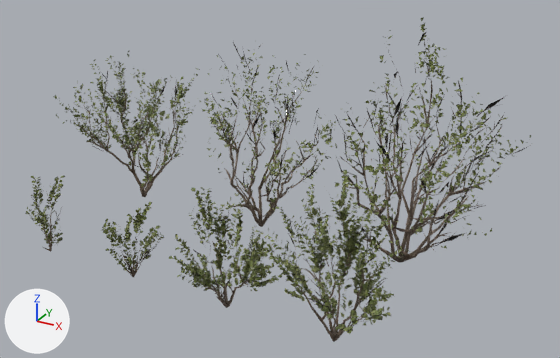
Two versions of the glTF model public/assets/trees/searsia_lucida.glb, one commit apart.
The view is the same before and after, from a 50 mm camera at (3.59, -5.41, 3.63) aimed at (0.5, 0.22, 0.82). Lighting does not change. The marker at lower left points along +X, +Y and +Z. The picture after the commit comes second. Vertices at exactly the same position are counted once.

The first picture shows 'searsia_lucida_a_LOD0', 'searsia_lucida_b_LOD0', 'searsia_lucida_c_LOD0', 'searsia_lucida_d_LOD0', 'searsia_lucida_e_LOD0', 'searsia_lucida_f_LOD0', 'searsia_lucida_g_LOD0'.
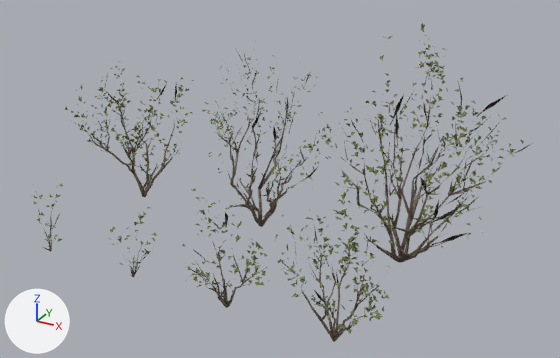
What differs and where, as boxes (x1, y1, x2, y2) in the pictures (560 x 358 px):
'searsia_lucida_a_LOD0', reshaped: before (296, 17, 531, 262); after (298, 23, 534, 262)
'searsia_lucida_d_LOD0', reshaped (14% narrower): before (264, 170, 410, 342); after (275, 180, 400, 342)
'searsia_lucida_b_LOD0', reshaped (8% narrower): before (196, 42, 336, 227); after (203, 50, 332, 227)
'searsia_lucida_c_LOD0', reshaped: before (54, 51, 198, 197); after (65, 61, 194, 197)
'searsia_lucida_e_LOD0', reshaped (25% narrower): before (169, 187, 282, 308); after (182, 188, 267, 308)
'searsia_lucida_f_LOD0', reshaped (21% narrower, 7% shorter): before (102, 202, 164, 277); after (108, 207, 157, 277)
'searsia_lucida_g_LOD0', reshaped (20% narrower, 9% shorter): before (26, 176, 65, 252); after (32, 183, 63, 252)
part 1 of me_cube_070, deleted: before (296, 17, 531, 250)
part 2 of me_cube_070, cut back: before (302, 40, 530, 260); after (322, 103, 484, 244)
part 3 of me_cube_070, surface changed: before (392, 23, 468, 211); after (393, 23, 468, 210)
part 4 of me_cube_071, deleted: before (196, 45, 336, 210)
part 5 of me_cube_071, cut back: before (210, 42, 328, 226); after (208, 73, 319, 218)
part 6 of me_cube_068, deleted: before (54, 51, 198, 187)
part 7 of me_cube_068, cut back: before (69, 67, 188, 197); after (83, 82, 179, 158)
part 8 of me_cube_069, deleted: before (264, 170, 410, 333)
part 9 of me_cube_069, cut back: before (276, 180, 392, 341)
part 10 of me_cube_064, deleted: before (169, 187, 282, 303)
part 11 of me_cube_064, cut back: before (188, 188, 270, 308)
part 12 of me_cube_065, deleted: before (102, 202, 164, 271)
part 13 of me_cube_065, cut back: (108, 207, 157, 277) in both
part 14 of me_cube_067, deleted: before (26, 176, 65, 245)
part 15 of me_cube_067, deleted: before (31, 183, 63, 245)

The change, as a list of edits to the scene's bpy script:
```text
Change me_cube_070:
    remove me_cube_070.from_pydata(...)  # 6069 vertices, 4247 faces; spans x -0.79..0.97, y -1.08..0.76, z -0.02..2.26
    add me_cube_070.from_pydata(...)  # 3198 vertices, 2072 faces; spans x -0.79..0.97, y -1.05..0.74, z -0.02..2.26
    me_cube_070 part 1: 639 loose pieces with 2068 vertices, spanning x -0.78..0.95, y -1.08..0.76, z 0.19..2.25, are deleted
    me_cube_070 part 2: 32 vertices moved from x -0.4..0.75, y -0.71..0.57, z 0.64..1.62 to x -0.4..0.74, y -0.71..0.59, z 0.64..1.61; 828 vertices removed from x -0.74..0.93, y -0.87..0.74, z 0.05..2.09; 25 vertices added at x -0.72..0.49, y -0.66..0.6, z 0.3..1.37
    me_cube_070 part 3: 18 kept faces spanning x -0.28..0.77, y -0.69..0.6, z 0.66..2.21 get new texture (UV) coordinates
    other edits to the shape of me_cube_070 do not show in these pictures
Change me_cube_071:
    remove me_cube_071.from_pydata(...)  # 4765 vertices, 3479 faces; spans x -0.68..0.73, y -0.62..0.82, z -0.02..1.91
    add me_cube_071.from_pydata(...)  # 2157 vertices, 1609 faces; spans x -0.61..0.66, y -0.6..0.82, z -0.02..1.9
    me_cube_071 part 4: 637 loose pieces with 1993 vertices, spanning x -0.64..0.73, y -0.62..0.82, z 0.16..1.91, are deleted
    me_cube_071 part 5: 14 vertices moved within x -0.43..0.28, y -0.53..0.59, z 0.36..1.46; 689 vertices removed from x -0.68..0.62, y -0.62..0.8, z 0.04..1.89; 74 vertices added at x -0.46..0.5, y -0.54..0.78, z 0.23..1.49
    other edits to the shape of me_cube_071 do not show in these pictures
Change me_cube_068:
    remove me_cube_068.from_pydata(...)  # 7933 vertices, 4584 faces; spans x -0.77..0.72, y -0.61..0.62, z -0.02..1.61
    add me_cube_068.from_pydata(...)  # 2174 vertices, 1388 faces; spans x -0.76..0.61, y -0.55..0.57, z -0.02..1.5
    me_cube_068 part 6: 1505 loose pieces with 4958 vertices, spanning x -0.77..0.72, y -0.61..0.62, z 0.16..1.61, are deleted
    me_cube_068 part 7: 25 vertices moved within x -0.57..0.4, y -0.49..0.33, z 0.21..1.24; 804 vertices removed from x -0.63..0.6, y -0.56..0.53, z 0.03..1.45; 3 vertices added at x -0.53..0.32, y -0.14..0.46, z 0.45..1.13
Change me_cube_069:
    remove me_cube_069.from_pydata(...)  # 8052 vertices, 4677 faces; spans x -0.583..0.512, y -0.526..0.426, z -0.014..1.409
    add me_cube_069.from_pydata(...)  # 1584 vertices, 1022 faces; spans x -0.537..0.469, y -0.514..0.372, z -0.014..1.325
    me_cube_069 part 8: 1552 loose pieces with 5760 vertices, spanning x -0.583..0.512, y -0.526..0.426, z 0.187..1.409, are deleted
    me_cube_069 part 9: 709 vertices removed from x -0.493..0.463, y -0.46..0.311, z 0.08..1.313; 1 vertex added at x -0.271, y -0.147, z 0.793
Change me_cube_064:
    remove me_cube_064.from_pydata(...)  # 5458 vertices, 3362 faces; spans x -0.515..0.51, y -0.34..0.354, z -0.014..1.006
    add me_cube_064.from_pydata(...)  # 800 vertices, 497 faces; spans x -0.452..0.44, y -0.34..0.314, z -0.014..1.0
    me_cube_064 part 10: 989 loose pieces with 4058 vertices, spanning x -0.515..0.51, y -0.308..0.354, z 0.002..1.006, are deleted
    me_cube_064 part 11: 600 vertices removed from x -0.348..0.401, y -0.321..0.285, z 0.047..1.0; 3 vertices added at x -0.213..0.35, y -0.025..0.2, z 0.442..0.635
    other edits to the shape of me_cube_064 do not show in these pictures
Change me_cube_065:
    remove me_cube_065.from_pydata(...)  # 2015 vertices, 1338 faces; spans x -0.339..0.313, y -0.21..0.273, z -0.006..0.725
    add me_cube_065.from_pydata(...)  # 194 vertices, 120 faces; spans x -0.288..0.28, y -0.14..0.193, z -0.002..0.663
    me_cube_065 part 12: 326 loose pieces with 1610 vertices, spanning x -0.339..0.313, y -0.21..0.273, z 0.003..0.725, are deleted
    me_cube_065 part 13
    211 vertices are removed from x -0.288..0.313, y -0.136..0.197, z -0.006..0.665
    353 faces are deleted
    45 new faces join them, mat_searsia_lucida
    48 new faces join them, mat_searsia_lucida_leaves
Change me_cube_067:
    remove me_cube_067.from_pydata(...)  # 1622 vertices, 1043 faces; spans x -0.208..0.173, y -0.17..0.142, z -0.006..0.775
    add me_cube_067.from_pydata(...)  # 184 vertices, 117 faces; spans x -0.142..0.162, y -0.097..0.129, z -0.004..0.704
    me_cube_067 part 14: 272 loose pieces with 1255 vertices, spanning x -0.208..0.173, y -0.17..0.142, z 0.008..0.775, are deleted
    me_cube_067 part 15: 183 vertices removed from x -0.136..0.154, y -0.074..0.124, z -0.006..0.693
```
